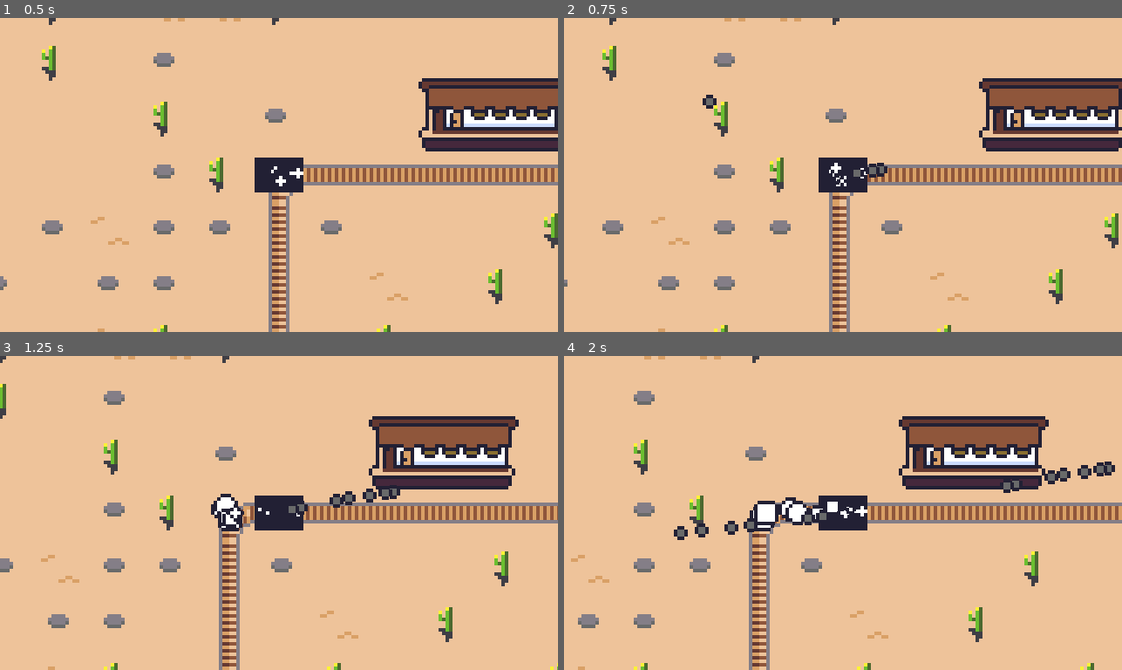
Above: before the commit, frames 1-4 (two rows, left to right).
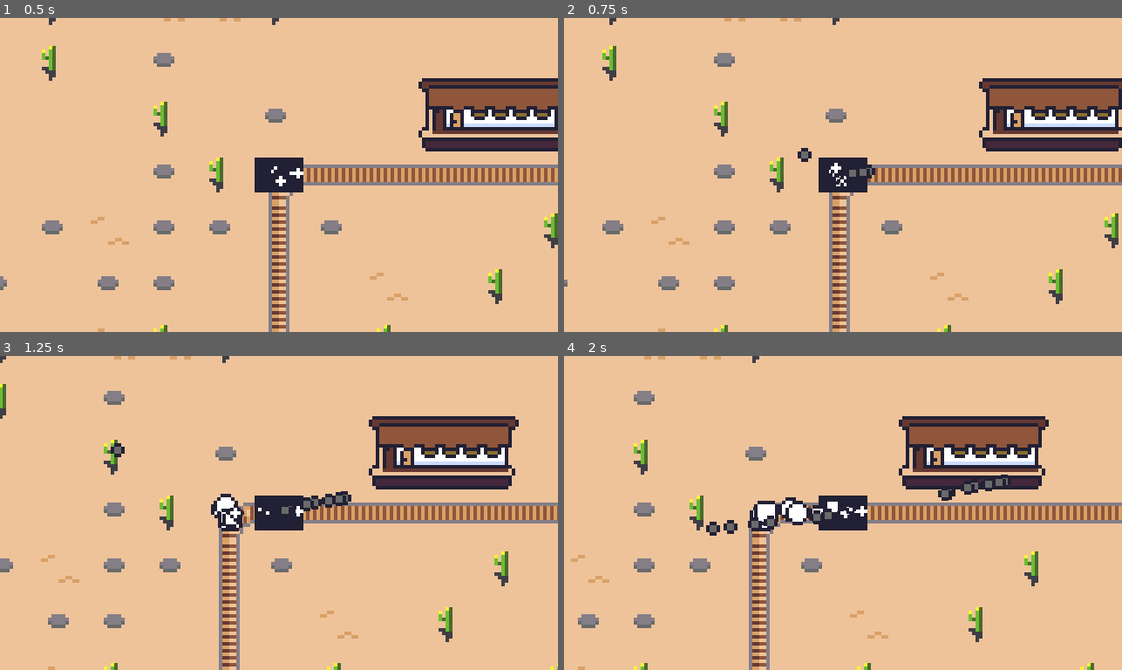
Above: after the commit, the same moments.

Repository: robbertstevens/ld47
Game: Godot game, scene res://World.tscn
Same seed, same stepped clock (60 frames per second), same inputs: the game is played once before the commit and once after it.
Inputs (mouse positions are in pixels of both pictures, inside the frame that each line leads up to):
- Up to frame 1 (0.5 s): no input
- Up to frame 2 (0.75 s): tap Enter (ui_accept) at 0.5, 0.6 s; move the mouse to (965, 159) at 0.52 s; hold Up (ui_up) from 0.53 s (still down)
- Up to frame 3 (1.25 s): keep holding Up (ui_up); tap Enter (ui_accept) at 0.77, 1.07 s
- Up to frame 4 (2 s): move the mouse to (731, 528) at 1.27 s; release Up (ui_up) at 1.28 s; hold Down (ui_down) from 1.28 s (still down); tap Enter (ui_accept) at 1.35, 1.52, 1.82 s

Frame 1 is identical in both runs. In frame 2, 0.4% of the frame differs, in the area x 24-58%, y 24-52%; in frame 3, 0.7%; in frame 4, 1.4%, in the area x 19-99%, y 33-59%.

Commit message:
Make bullet have consistent speed

Diff:
--- a/Bullet.gd
+++ b/Bullet.gd
@@ -1,6 +1,6 @@
 extends Area2D
 
-var SPEED = 2
+var SPEED = 50
 var BULLET_LIFE_TIME = 10
 
 var alive_for_seconds = 0
--- a/Gun.gd
+++ b/Gun.gd
@@ -8,7 +8,7 @@
 	var bullet = BULLET_SCENE.instance()
 	find_parent("World").add_child(bullet)
 	bullet.position = get_global_transform().get_origin()
-	bullet.set_dir((get_global_mouse_position() - get_global_transform().get_origin()))
+	bullet.set_dir((get_global_mouse_position() - get_global_transform().get_origin()).normalized())
 
 func _input(event):
 	if event.is_action("ui_accept"):
